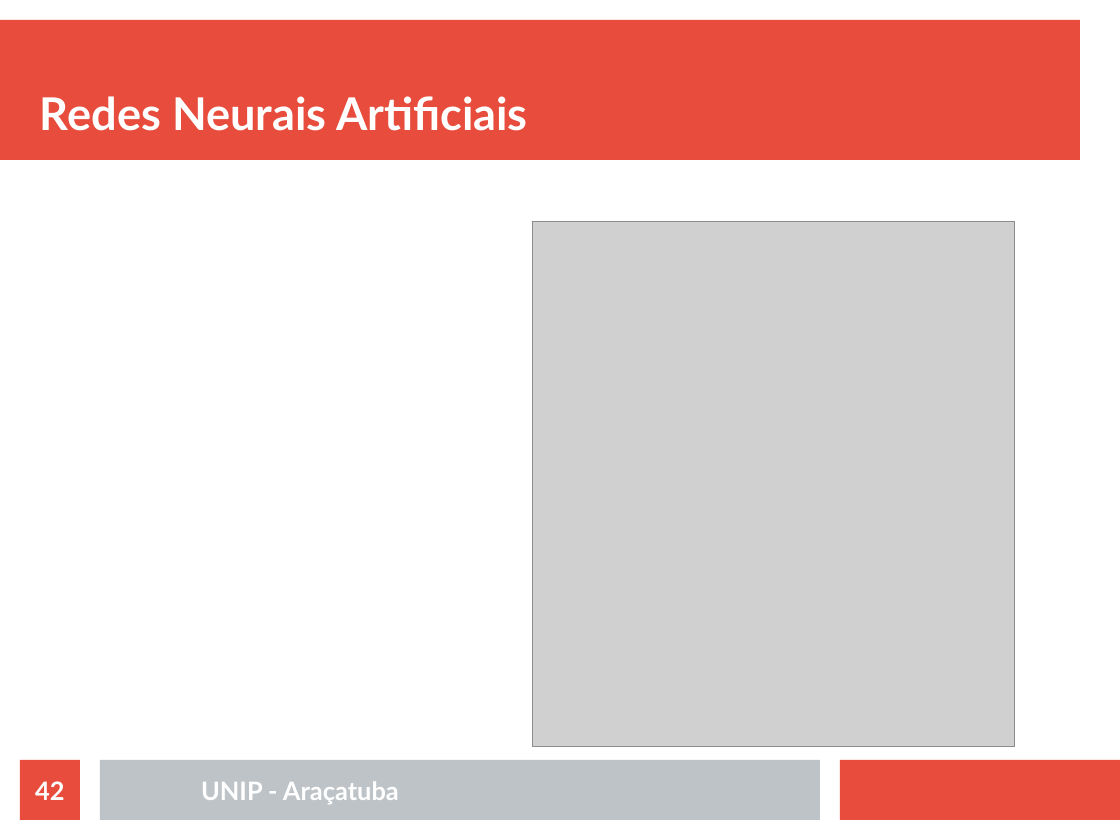
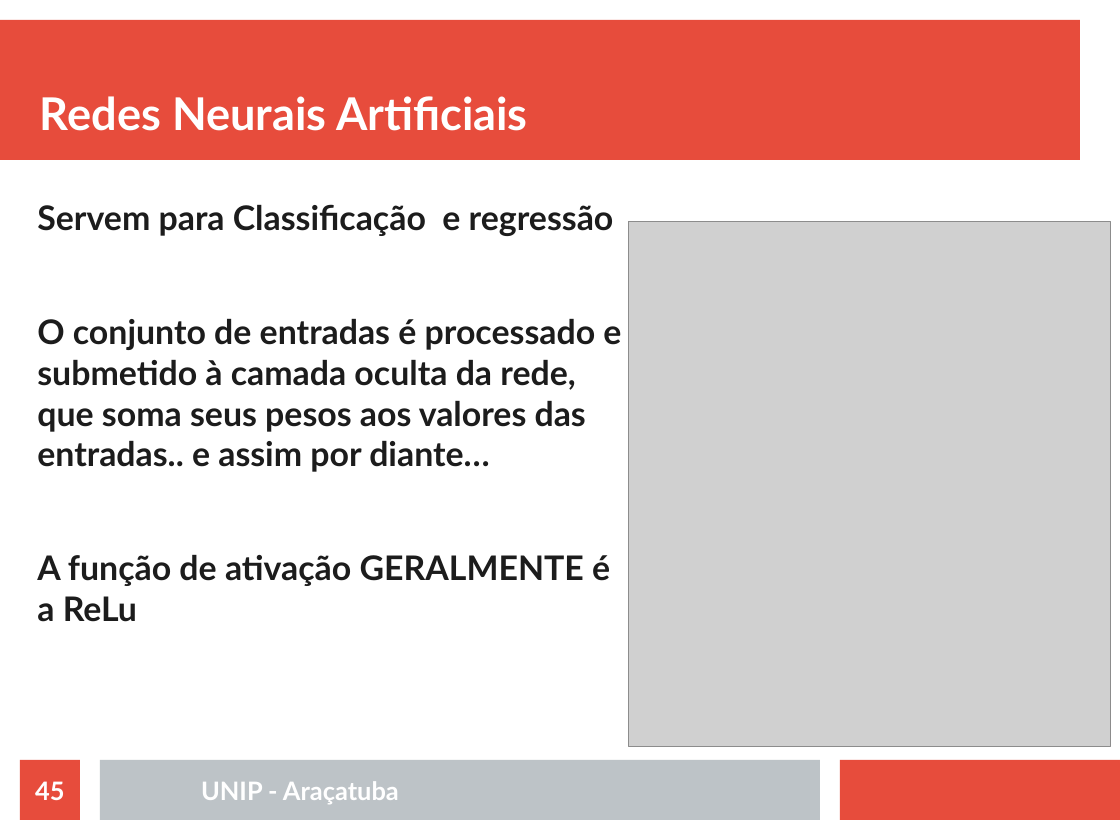
Before and after one commit to rafaelstojoao/pos-unip, a slide deck: slide 45 of [2020][modulo][Machine_Learning]/[aula]03[outrosAlgoritmos].odp (slide 42 before the commit). Drawn at 1120x840 pixels with LibreOffice and Linux fonts; fonts in the diff are those of the drawing; grey boxes stand for pictures. Boxes give left, top, right and bottom in pixels: in the first picture for what was removed or moved away, otherwise in the second. Text is boxed around its words. In the diff, an @@ line names an element or a change of style, - is before the commit and + after.

```diff
--- a/[2020][modulo][Machine_Learning]/[aula]03[outrosAlgoritmos].odp
+++ b/[2020][modulo][Machine_Learning]/[aula]03[outrosAlgoritmos].odp
@@ text added at (x1=37, y1=204, x2=621, y2=622), 24.1 pt, text #1C1C1C, bold @@
+Servem para Classificação e regressão
+O conjunto de entradas é processado e submetido à camada oculta da rede, que soma seus pesos aos valores das entradas.. e assim por diante…
+A função de ativação GERALMENTE é a ReLu
@@ picture moved from (x1=533, y1=222, x2=1015, y2=746) to (x1=628, y1=222, x2=1111, y2=746) @@
@@ page number at (x1=35, y1=781, x2=64, y2=800): text changed @@
-42
+45
```
Also in this commit, not shown: 1 other slide changed, 3 slides added, 1 other file.
